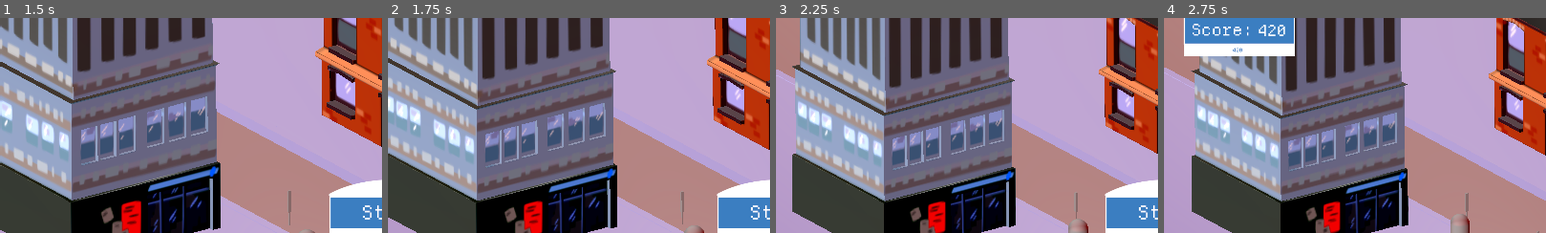
Above: before the commit, frames 1-4 (left to right).
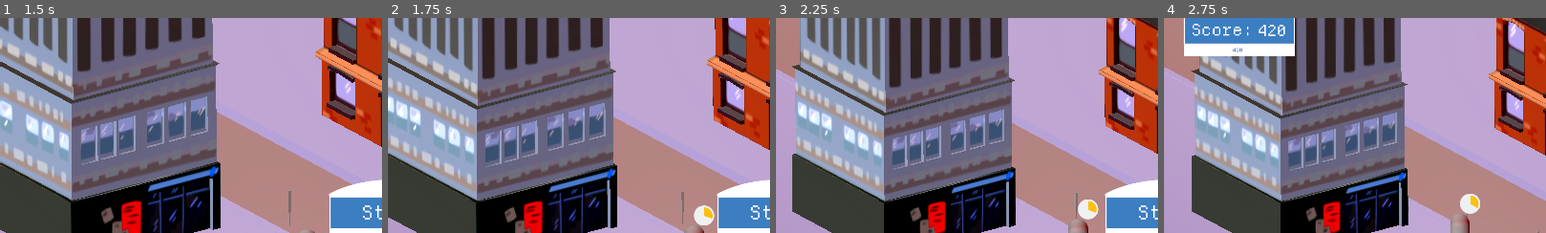
Above: after the commit, the same moments.

Repository: caizoryan/gamejam001
Game: Godot game, scene res://test_scene.tscn
The game is run twice, just before and just after one commit, with the same random seed, the same clock (stepped at 60 frames per second) and the same inputs.
Inputs (mouse positions are % of the whole screen's width and height, from its top left):
- Up to frame 1 (1.5 s): click (52, 51) at 0.5 s; tap Enter at 1.25 s; move the mouse to (72, 45) at 1.27 s; hold Right (key_right) from 1.28 s (still down); click (72, 45) at 1.35 s
- Up to frame 2 (1.75 s): keep holding Right (key_right)
- Up to frame 3 (2.25 s): move the mouse to (30, 55) at 2.02 s; release Right (key_right) at 2.03 s; hold Down (key_down) from 2.03 s (still down); tap E at 2.1 s
- Up to frame 4 (2.75 s): keep holding Down (key_down)
The pictures show only the part of the screen within x 0-50%, y 6-56%; the shares and areas given below are measured in that part.

Frame 1 is identical in both runs. In frame 2, 0.4% of the frame differs, in the area x 80-86%, y 87-97%; in frame 3, 0.4%, in the area x 79-85%, y 84-94%; in frame 4, 0.4%.

Commit message:
this has commentary

Diff:
--- a/pedestrian.gd
+++ b/pedestrian.gd
@@ -5,17 +5,37 @@
 @export var camera: Camera3D
 @export var top: Node3D
 
+var changed_to_red = false
+var changed_to_panic = false
+var oscillator_x = 0
+var dir = 1
+var max = 3
+
+func oscillate(pos: Vector2) -> Vector2:
+	oscillator_x += dir*.8
+
+	if (dir == 1):
+		if (oscillator_x > max): dir = -1
+	else: if (oscillator_x < (max*-1)): dir = 1
+	pos.x += oscillator_x
+	return pos
 
 func _process(delta: float) -> void:
 	if progress.value > 30: winmessage.visible = true
-	if progress.value == 55.: progress.texture_progress = load("res://assets/buttons/1x/prog_tex.png")
-	if progress.value == 80.: progress.texture_over = load("res://assets/buttons/1x/overlay.png")
+	if progress.value > 55. && !changed_to_red:
+		progress.texture_progress = load("res://assets/buttons/1x/prog_tex.png")
+		changed_to_red = true
 
-	progress.value += 0.03
+	if progress.value > 80.:
+		progress.texture_over = load("res://assets/buttons/1x/overlay.png")
+		changed_to_panic = true
+
+	progress.value += 0.05
 	print(progress.value)
 	var _pos = top.global_position
 
 	if (_pos):
 		var pos = camera.unproject_position(_pos)
 		pos.y -= 50
+		if (progress.value > 83.): pos = oscillate(pos)
 		winmessage.set_position(pos)
Binary file changed: assets/buttons/1x/overlay.png
